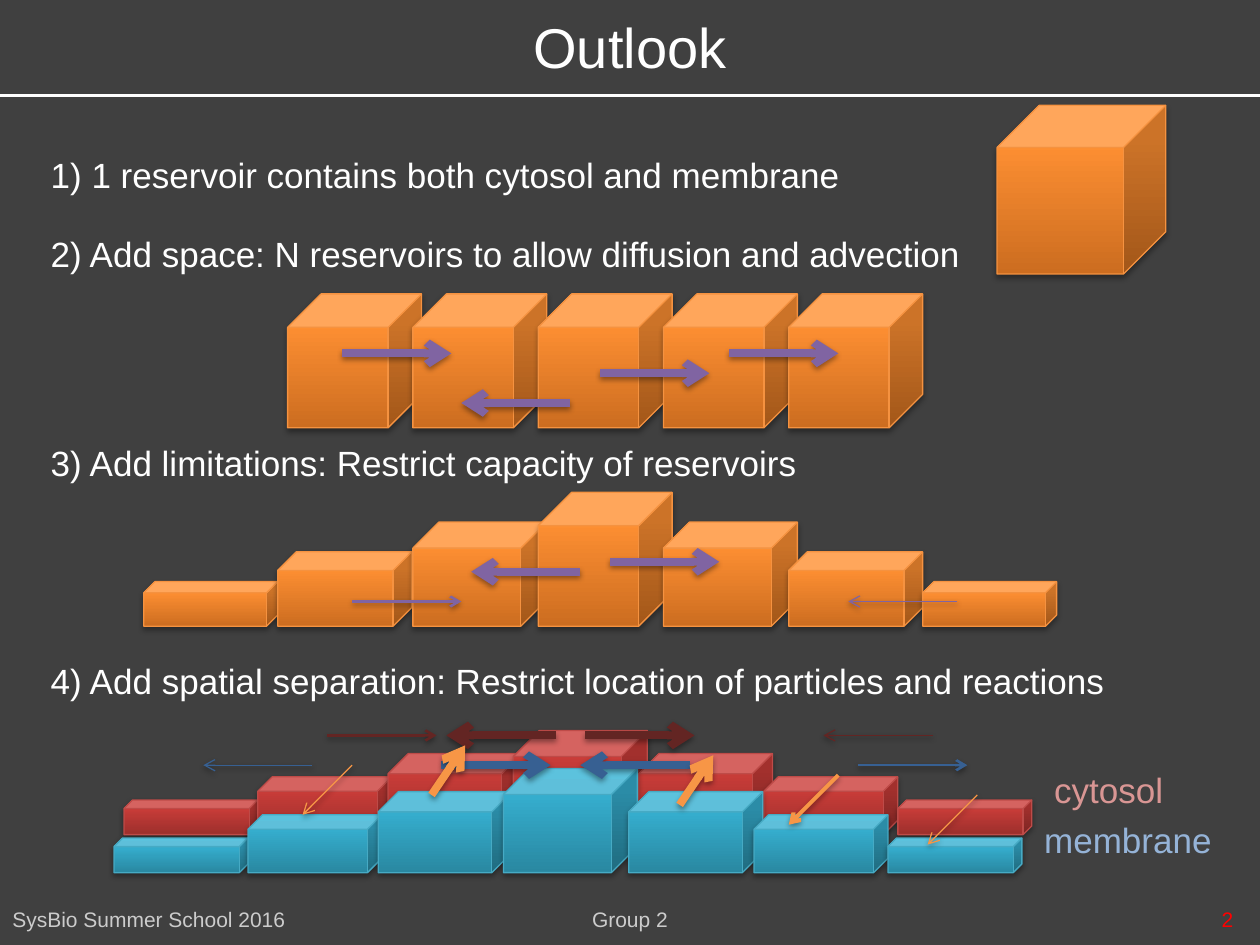
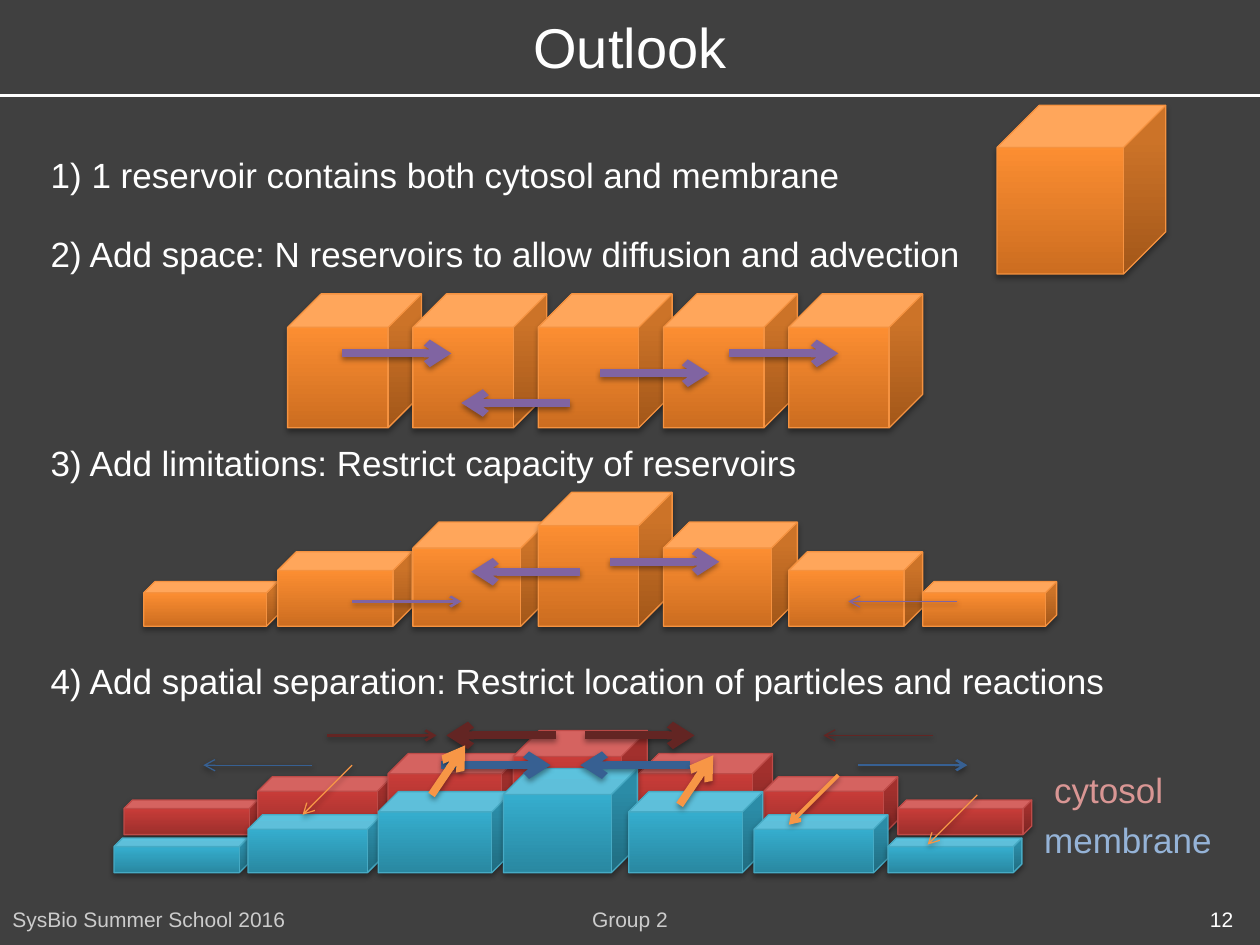
Before and after one commit to FannyGeorgi/SyBioSummerschoolGroup2, a slide deck: slide 12 of SysBioSummerSchoolGroup2.pptx (slide 9 before the commit). Drawn at 1260x945 pixels with LibreOffice and Linux fonts; fonts in the diff are those of the drawing. Boxes give left, top, right and bottom in pixels: in the first picture for what was removed or moved away, otherwise in the second. Text is boxed around its words. In the diff, an @@ line names an element or a change of style, - is before the commit and + after.

```diff
--- a/SysBioSummerSchoolGroup2.pptx
+++ b/SysBioSummerSchoolGroup2.pptx
@@ text at [1210,912,1233,927]: text changed; text colour #FF0000 to #FFFFFF @@
-2
+12
```
Also in this commit, not shown: 9 other slides changed, 5 slides added, 1 slide removed, 4 other files.
